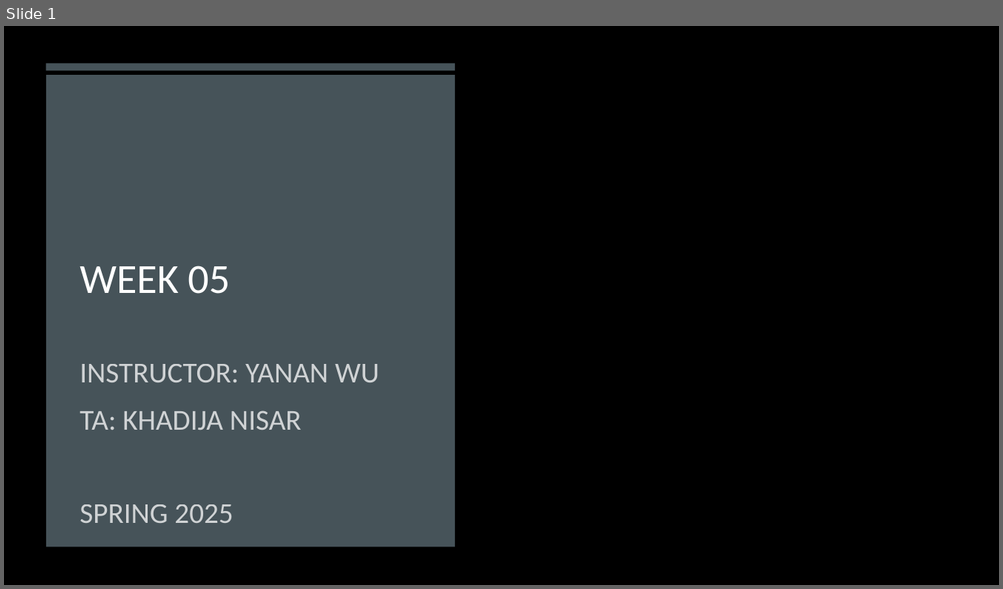
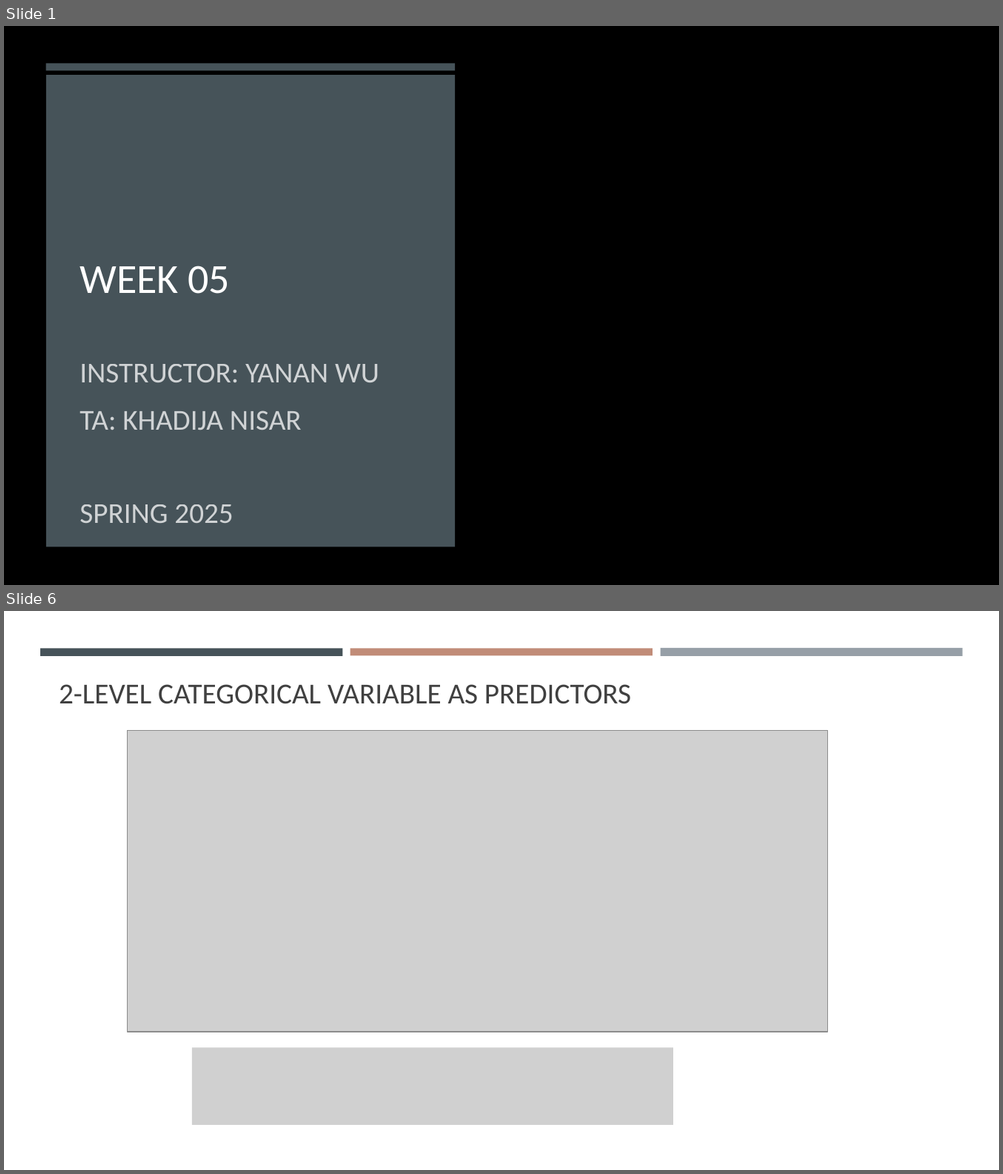
Before and after one commit to gisynw/geog-247, a slide deck: docs/Lectures/Week05/Week05_MultipleRegression.pptx. Shown one above the other, each under a label of ours: slide 1 before the commit, slides 1 and 6 after it; the slides between them are not shown. The pictures are 1003x589 and 1003x1174 pixels, drawn with LibreOffice and Linux fonts; fonts in the diff are those of the drawing; grey boxes stand for pictures; background and template pictures are left out. Boxes give left, top, right and bottom in pixels: in the first picture for what was removed or moved away, otherwise in the second. Text is boxed around its words. In the diff, an @@ line names an element or a change of style, - is before the commit and + after.

```diff
--- a/docs/Lectures/Week05/Week05_MultipleRegression.pptx
+++ b/docs/Lectures/Week05/Week05_MultipleRegression.pptx
@@ slide 6 added at bbox=[4, 611, 999, 1170], background #FFFFFF @@
@@ rectangle added at bbox=[40, 648, 343, 655], fill #465359 @@
@@ rectangle added at bbox=[350, 648, 652, 655], fill #C18C78 @@
@@ rectangle added at bbox=[660, 648, 962, 657], fill #969FA7 @@
@@ title added at bbox=[59, 684, 631, 704], 28 pt, text #404040 @@
+2-LEVEL CATEGORICAL VARIABLE AS PREDICTORS
@@ picture added at bbox=[128, 730, 828, 1032] @@
@@ picture added at bbox=[192, 1048, 673, 1126] @@
```
Also in this commit, not shown: 1 slide changed, 15 other slides added, 2 slides removed, 11 other files.
